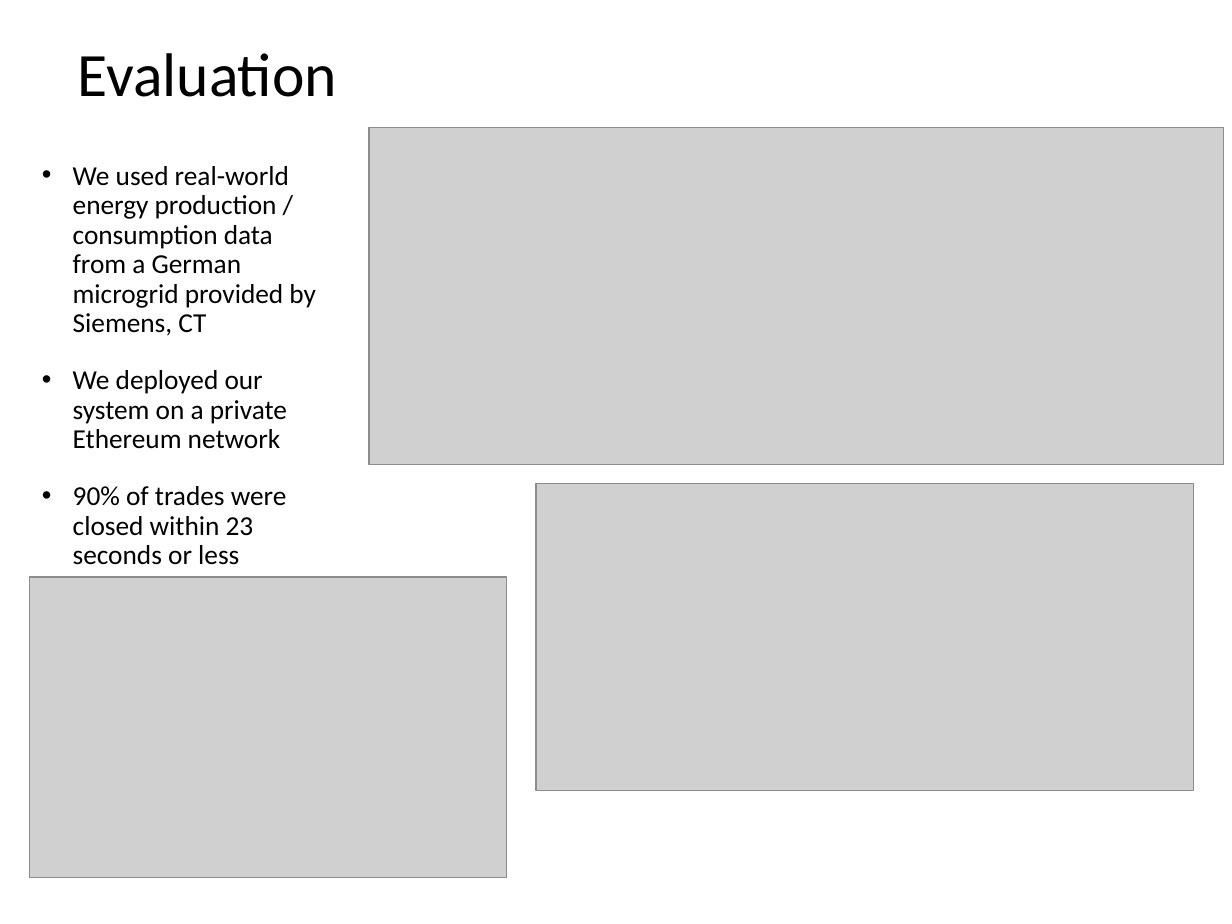
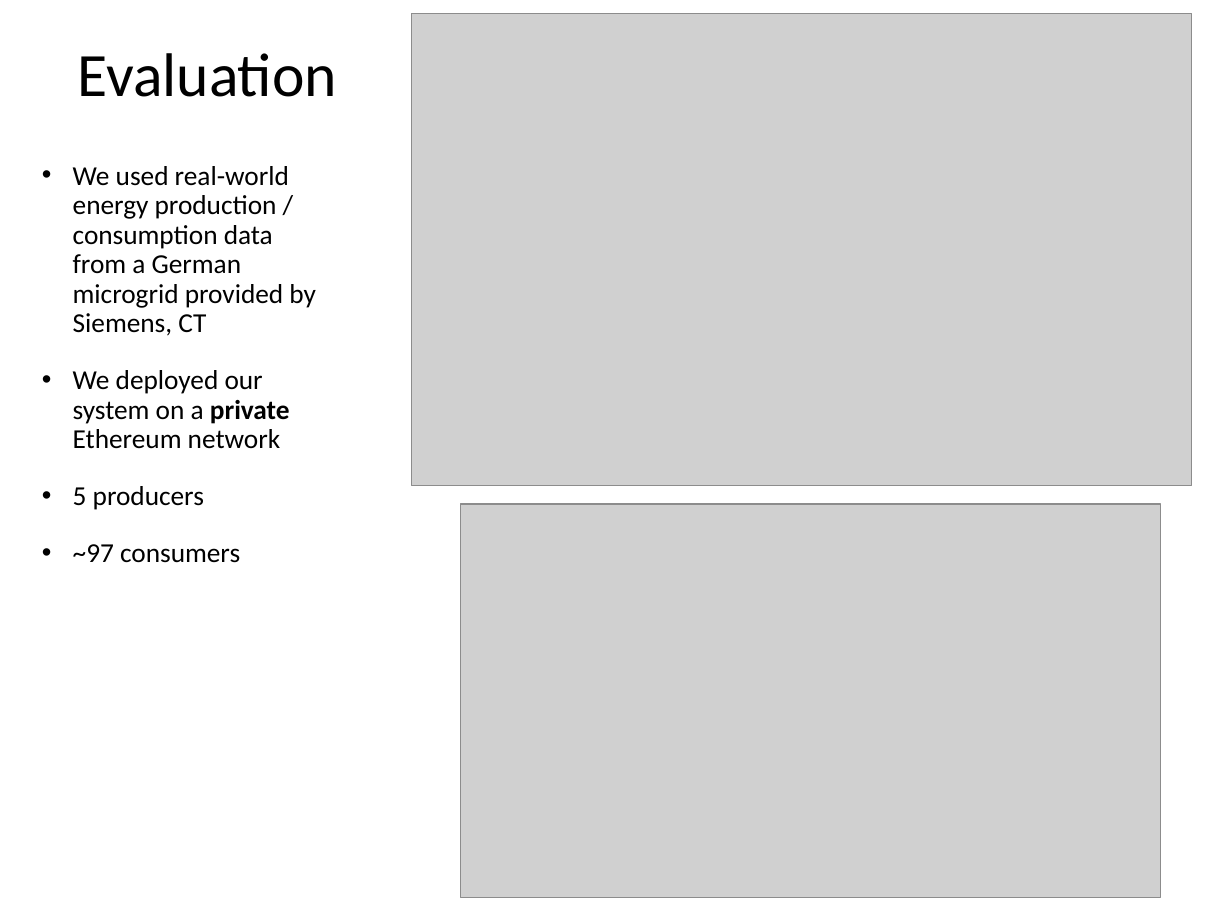
Before and after one commit to scope-lab-vu/transactive-blockchain, a slide deck: slide 14 of docs/slides/Petra-Demo.pptx (slide 3 before the commit). Drawn at 1232x924 pixels with LibreOffice and Linux fonts; fonts in the diff are those of the drawing; grey boxes stand for pictures. Boxes give left, top, right and bottom in pixels: in the first picture for what was removed or moved away, otherwise in the second. Text is boxed around its words. In the diff, an @@ line names an element or a change of style, - is before the commit and + after.

Commit message:
update slides

```diff
--- a/docs/slides/Petra-Demo.pptx
+++ b/docs/slides/Petra-Demo.pptx
@@ picture: place and size @@
-picture at bbox=[370, 128, 1223, 464]
+picture at bbox=[411, 14, 1191, 485]
@@ text at bbox=[73, 370, 290, 449]: bold on in "private" @@
@@ text at bbox=[73, 486, 240, 563]: text changed @@
-• 90% of trades were closed within 23 seconds or less
+• 5 producers
+• ~97 consumers
@@ picture: place and size @@
-picture at bbox=[536, 483, 1193, 791]
+picture at bbox=[461, 504, 1161, 897]
@@ picture removed at bbox=[30, 577, 506, 877] @@
```
Also in this commit, not shown: 1 other slide changed, 11 slides added.
